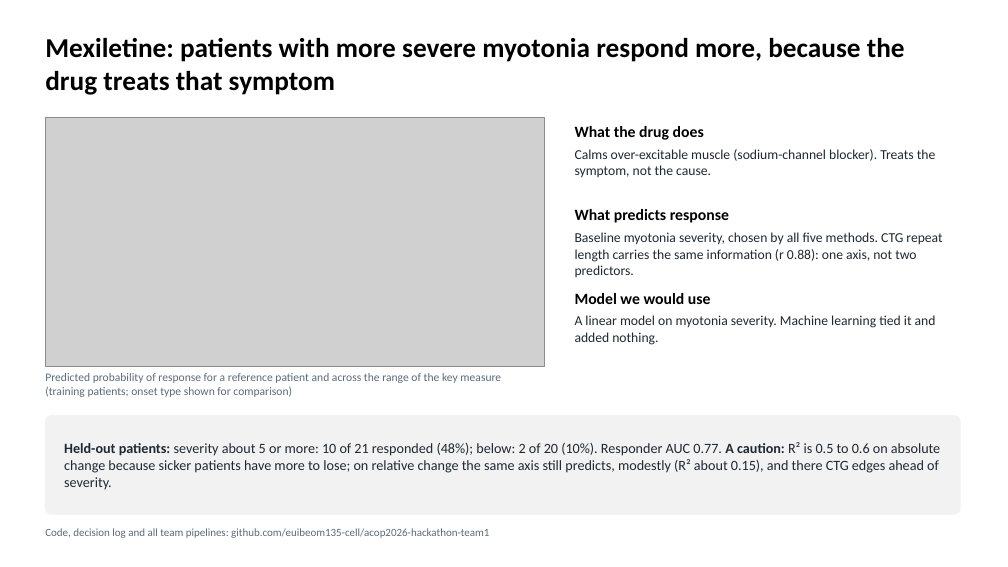
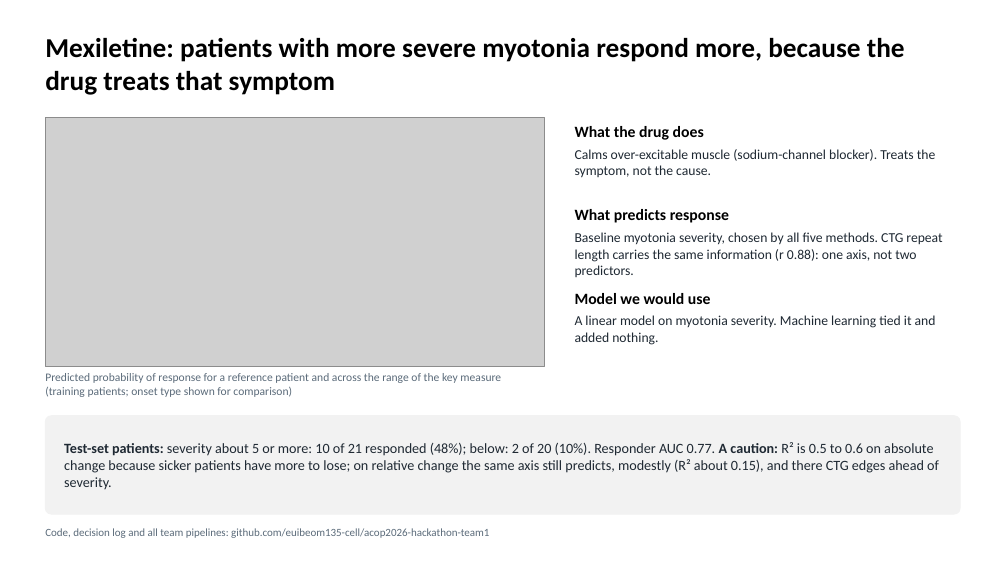
Before and after one commit to euibeom135-cell/acop2026-hackathon-team1, a slide deck: slide 4 of slides/Team1_DM1_slides.pptx. Drawn at 1008x567 pixels with LibreOffice and Linux fonts; fonts in the diff are those of the drawing; grey boxes stand for pictures. Boxes give left, top, right and bottom in pixels: in the first picture for what was removed or moved away, otherwise in the second. Text is boxed around its words. In the diff, an @@ line names an element or a change of style, - is before the commit and + after.

```diff
--- a/slides/Team1_DM1_slides.pptx
+++ b/slides/Team1_DM1_slides.pptx
@@ text at box(64, 442, 939, 490): text changed @@
-Held-out patients: severity about 5 or more: 10 of 21 responded (48%); below: 2 of 20 (10%). Responder AUC 0.77. A caution: R² is 0.5 to 0.6 on absolute change because sicker patients have more to lose; on relative change the same axis still predicts, modestly (R² about 0.15), and there CTG edges ahead of severity.
+Test-set patients: severity about 5 or more: 10 of 21 responded (48%); below: 2 of 20 (10%). Responder AUC 0.77. A caution: R² is 0.5 to 0.6 on absolute change because sicker patients have more to lose; on relative change the same axis still predicts, modestly (R² about 0.15), and there CTG edges ahead of severity.
```
Also in this commit, not shown: 6 other slides changed.
